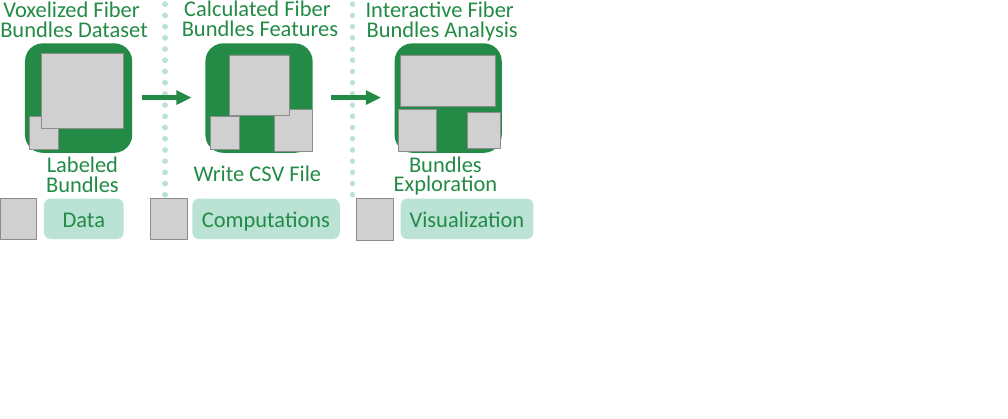
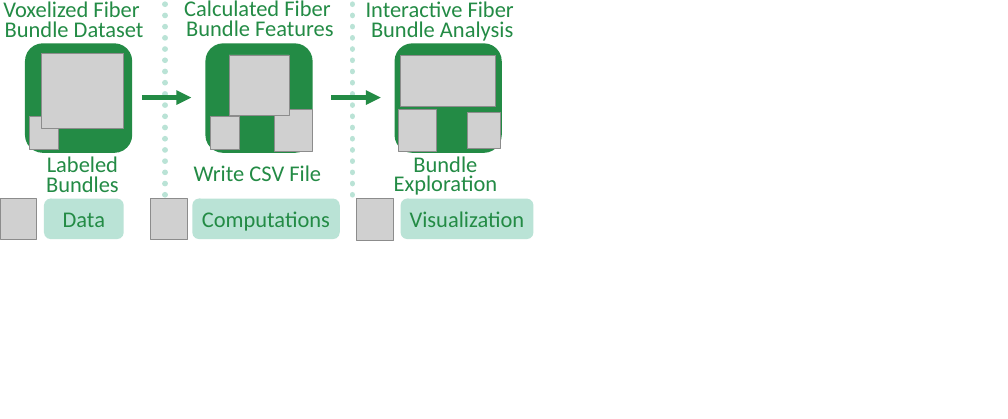
Before and after one commit to bhattaca/metaTracts_tvcg, a slide deck: slide 2 of images/MetaTractsToFiberScout_workflow.pptx. Drawn at 1008x419 pixels with LibreOffice and Linux fonts; fonts in the diff are those of the drawing; grey boxes stand for pictures. Boxes give left, top, right and bottom in pixels: in the first picture for what was removed or moved away, otherwise in the second. Text is boxed around its words. In the diff, an @@ line names an element or a change of style, - is before the commit and + after.

```diff
--- a/images/MetaTractsToFiberScout_workflow.pptx
+++ b/images/MetaTractsToFiberScout_workflow.pptx
@@ text at <box>5,21,144,37</box>: text changed @@
-Bundles Dataset
+Bundle Dataset
@@ text at <box>186,20,334,36</box>: text changed @@
-Bundles Features
+Bundle Features
@@ text at <box>371,21,513,41</box>: text changed @@
-Bundles Analysis
+Bundle Analysis
@@ text at <box>394,156,498,195</box>: text changed @@
-Bundles Exploration
+Bundle Exploration
```
Also in this commit, not shown: 1 other slide changed, 12 other files.
